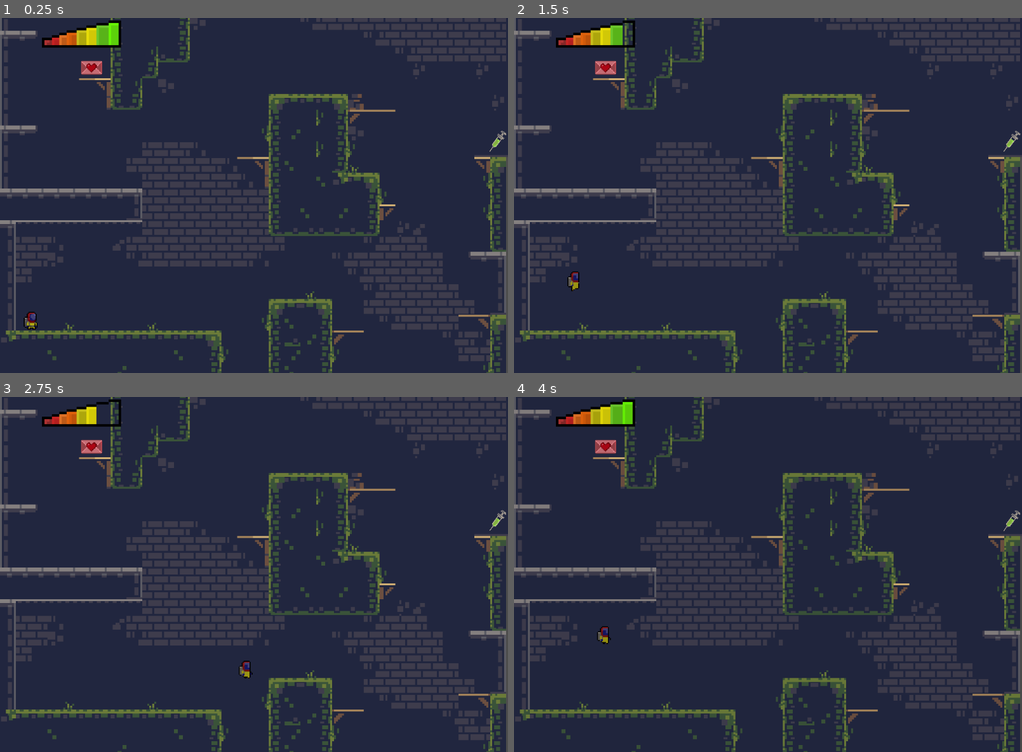
Above: before the commit, frames 1-4 (two rows, left to right).
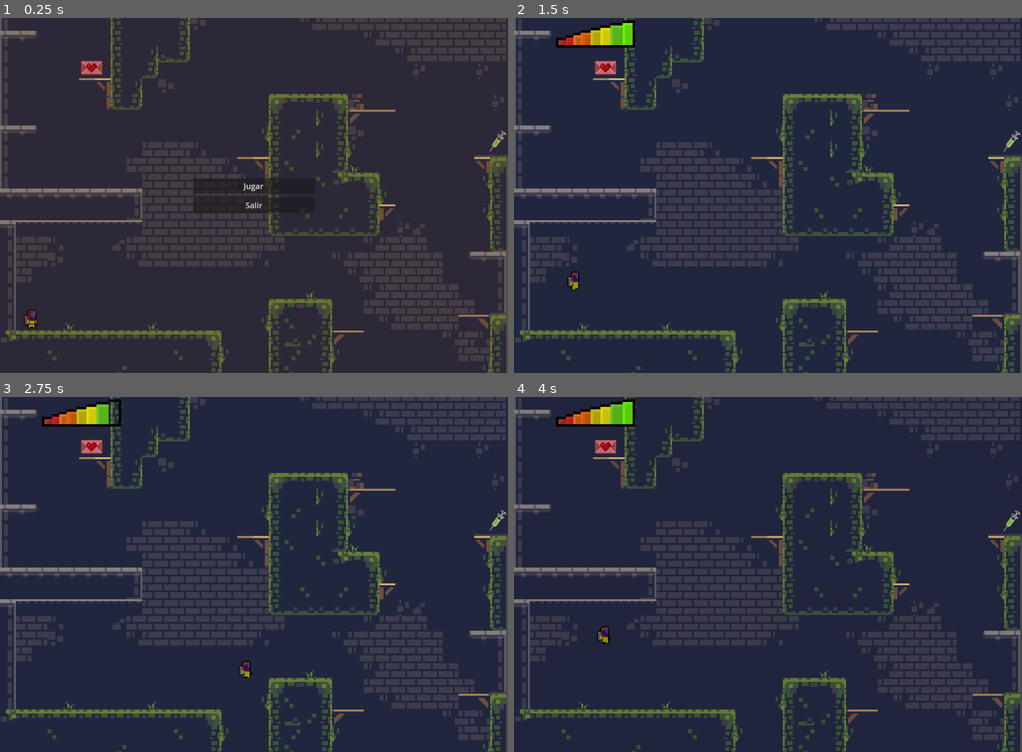
Above: after the commit, the same moments.

Repository: jorgemezapaz/heart-beat-jam
Game: Godot game, scene res://scenes/level_1.tscn
Same seed, same stepped clock (60 frames per second), same inputs: the game is played once before the commit and once after it.
Inputs (mouse positions are in pixels of both pictures, inside the frame that each line leads up to):
- Up to frame 1 (0.25 s): no input
- Up to frame 2 (1.5 s): click (768, 184) at 0.5 s, where only the run after the commit has a clickable "Jugar"; hold D (right) from 1.28 s (still down); tap Space (jump) at 1.35 s
- Up to frame 3 (2.75 s): keep holding D (right); tap Space (jump) at 1.52, 1.82, 2.1, 2.27, 2.57 s
- Up to frame 4 (4 s): release D (right) at 2.78 s; hold Left (left) 2.78-3.53 s; tap Space (jump) at 2.85, 3.6, 3.77 s; hold D (right) from 3.53 s (still down)

The runs differ from the first frame. In frame 1, 3.0% of the frame differs, in the area x 4-62%, y 0-88%; in frame 2, 0.1%; in frame 3, 0.1%; in frame 4, nothing differs.

Commit message:
se agrega menu principal

Diff:
--- a/scenes/UI.tscn
+++ b/scenes/UI.tscn
@@ -11,6 +11,7 @@
 offset_bottom = 642.0
 
 [node name="health_bar" parent="NinePatchRect" instance=ExtResource("2_mpgvf")]
+visible = false
 position = Vector2(165, 35)
 scale = Vector2(5, 5)
 time = 1.1
--- a/scenes/level_1.tscn
+++ b/scenes/level_1.tscn
@@ -8,6 +8,7 @@
 [ext_resource type="PackedScene" uid="uid://bh2gr8r8b2htq" path="res://scenes/UI.tscn" id="5_rq4tr"]
 [ext_resource type="PackedScene" uid="uid://b5kw3oqyq4kls" path="res://scenes/transition.tscn" id="7_xm06x"]
 [ext_resource type="TileSet" uid="uid://c8gsye2tjabcv" path="res://assets/env_1.tres" id="8_t7jep"]
+[ext_resource type="PackedScene" uid="uid://bpkp6ho4ity80" path="res://scenes/main_menu.tscn" id="9_hykc4"]
 
 [node name="level_1" type="Node2D"]
 script = ExtResource("1_ntioq")
@@ -56,3 +57,5 @@
 tile_map_data = PackedByteArray("AAABABQAAAAEAAMAAAACABQAAAAEAAMAAAADABQAAAAEAAMAAAAEABQAAAAEAAMAAAAFABQAAAAEAAMAAAAGAB …(2832 unchanged characters)…
 tile_set = ExtResource("8_t7jep")
 y_sort_origin = -1
+
+[node name="main_menu" parent="." instance=ExtResource("9_hykc4")]
--- /dev/null
+++ b/scenes/main_menu.tscn
@@ -0,0 +1,41 @@
+[gd_scene load_steps=2 format=3 uid="uid://bpkp6ho4ity80"]
+
+[ext_resource type="Script" path="res://scripts/main_menu.gd" id="1_ol8xn"]
+
+[node name="main_menu" type="CanvasLayer"]
+script = ExtResource("1_ol8xn")
+
+[node name="ColorRect" type="ColorRect" parent="."]
+anchors_preset = 15
+anchor_right = 1.0
+anchor_bottom = 1.0
+grow_horizontal = 2
+grow_vertical = 2
+color = Color(0.505141, 0.231422, 0.0238427, 0.117647)
+
+[node name="BoxContainer" type="BoxContainer" parent="."]
+anchors_preset = 8
+anchor_left = 0.5
+anchor_top = 0.5
+anchor_right = 0.5
+anchor_bottom = 0.5
+offset_left = -123.0
+offset_top = -43.0
+offset_right = 123.0
+offset_bottom = 43.0
+grow_horizontal = 2
+grow_vertical = 2
+theme_override_constants/separation = 8
+alignment = 1
+vertical = true
+
+[node name="play" type="Button" parent="BoxContainer"]
+layout_mode = 2
+text = "Jugar"
+
+[node name="exit" type="Button" parent="BoxContainer"]
+layout_mode = 2
+text = "Salir"
+
+[connection signal="pressed" from="BoxContainer/play" to="." method="_on_play_pressed"]
+[connection signal="pressed" from="BoxContainer/exit" to="." method="_on_exit_pressed"]
--- a/scripts/global_signal.gd
+++ b/scripts/global_signal.gd
@@ -1,7 +1,15 @@
 extends Node
 
+#Player actions
+signal syringe_catch_it
+signal love_letter_catch_it
+signal player_dead
 
-signal syringe_catch_it
-signal player_dead
-signal love_letter_catch_it
+#transition
 signal transition
+
+#main menu
+signal start_new_game
+signal start_game
+signal pause_game
+signal continue_game
--- a/scripts/health_bar.gd
+++ b/scripts/health_bar.gd
@@ -7,25 +7,30 @@
 
 @export var current_health: int = MAX_HEALTH
 @export var time: float = 3.0
-
+@export var start:bool = false
 @onready var sprite_2d: Sprite2D = $Sprite2D
 
 func _ready() -> void:
 	GlobalSignal.syringe_catch_it.connect(full_health)
 	GlobalSignal.player_dead.connect(reset_ui)
+	GlobalSignal.start_game.connect(new_game)
+	GlobalSignal.start_new_game.connect(new_game)
+	GlobalSignal.pause_game.connect(pause)
+	GlobalSignal.continue_game.connect(continue_game)
 
 func _physics_process(delta: float) -> void:
-	if current_health == DEAD:
-		GlobalSignal.player_dead.emit()
+	if start:
+		if current_health == DEAD:
+			GlobalSignal.player_dead.emit()
 
-	sprite_2d.frame = current_health
+		sprite_2d.frame = current_health
 
-	if current_health > DEAD:
-		healh_timer += delta
+		if current_health > DEAD:
+			healh_timer += delta
 
-	if healh_timer >= time:
-		current_health -= 1
-		healh_timer = 0.0
+		if healh_timer >= time:
+			current_health -= 1
+			healh_timer = 0.0
 
 
 func full_health():
@@ -35,3 +40,12 @@
 
 func reset_ui():
 	full_health()
+
+func new_game():
+	start = true
+
+func pause():
+	start = false
+
+func continue_game():
+	start = true
--- /dev/null
+++ b/scripts/main_menu.gd
@@ -0,0 +1,10 @@
+extends CanvasLayer
+
+
+func _on_play_pressed() -> void:
+	GlobalSignal.start_new_game.emit()
+	visible = false
+
+
+func _on_exit_pressed() -> void:
+	get_tree().quit()
--- a/scripts/player.gd
+++ b/scripts/player.gd
@@ -13,21 +13,29 @@
 @onready var sprite: Sprite2D = $Sprite2D
 @onready var health_particle: GPUParticles2D = $GPUParticles2D
 
+@export var controll_disabled: bool = true
+
 func _ready() -> void:
 	GlobalSignal.syringe_catch_it.connect(show_health_particle)
+	GlobalSignal.start_new_game.connect(new_game)
+	GlobalSignal.start_game.connect(new_game)
 
 func _physics_process(delta: float) -> void:
 	var was_on_floor_this_frame = is_on_floor()
 
-	apply_gravity(delta)
-	jump_handler()
-	move_handler()
-	flip_handler()
-	animation_handler()
-	coyote_time_handler()
+	if !controll_disabled:
+		apply_gravity(delta)
+		jump_handler()
+		move_handler()
+		flip_handler()
+		animation_handler()
+		coyote_time_handler()
 
 	move_and_slide()
 	was_on_floor = was_on_floor_this_frame
+
+func new_game():
+	controll_disabled = false
 
 func coyote_time_handler():
 	if not is_on_floor() and was_on_floor and velocity.y >= 0:
--- a/scripts/ui.gd
+++ b/scripts/ui.gd
@@ -1,7 +1,9 @@
 extends CanvasLayer
 
+@onready var health_bar: Node2D = $NinePatchRect/health_bar
 func _ready() -> void:
-	pass
+	GlobalSignal.start_game.connect(new_game)
+	GlobalSignal.start_new_game.connect(new_game)
 
-func update_life_bar():
-	pass
+func new_game():
+	health_bar.visible = true
Not shown: 1 places in scenes/level_1.tscn that only renumber resources
